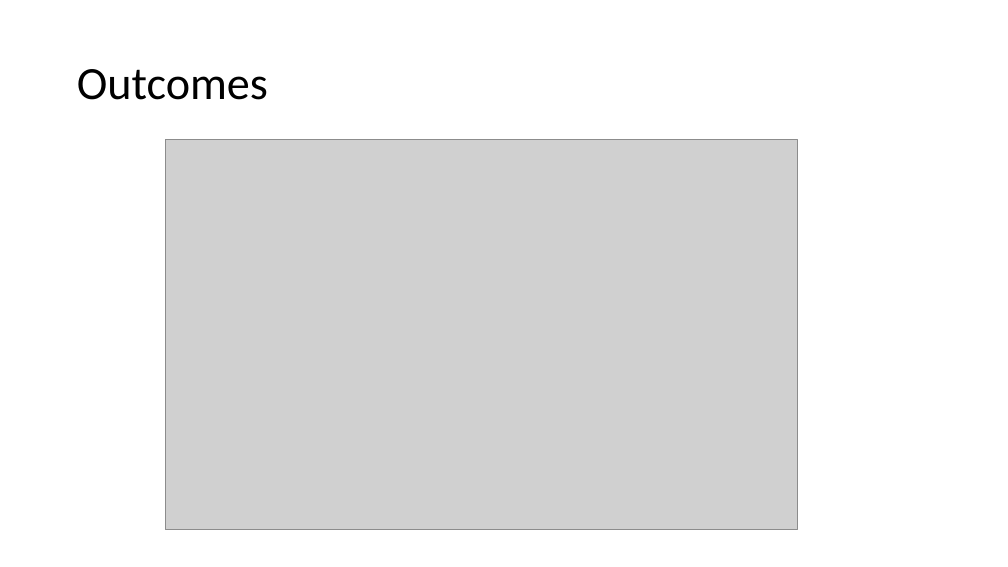
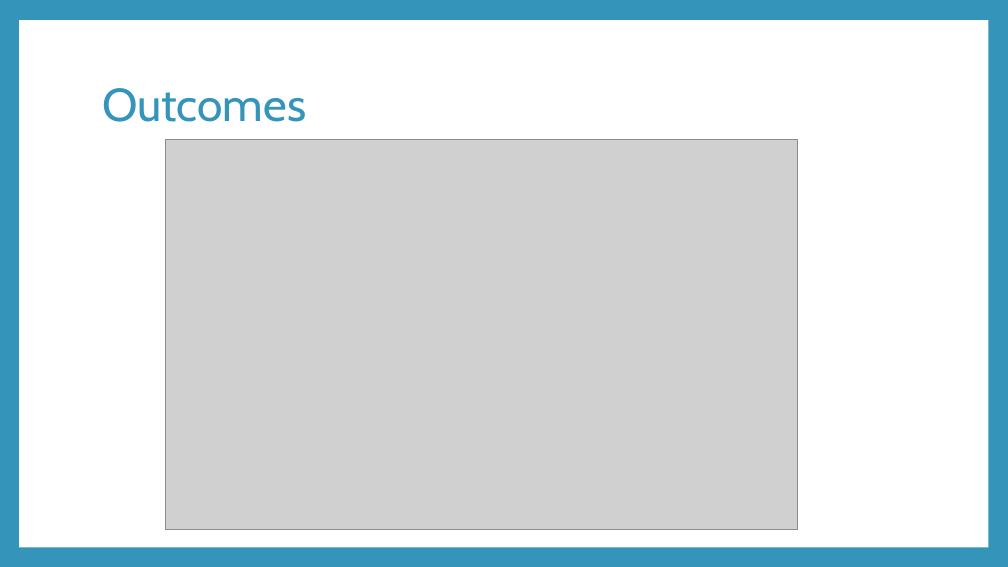
Before and after one commit to awyllie87/RSPCA, a slide deck: slide 4 of presentation.pptx (slide 3 before the commit). Drawn at 1008x567 pixels with LibreOffice and Linux fonts; fonts in the diff are those of the drawing; grey boxes stand for pictures. Boxes give left, top, right and bottom in pixels: in the first picture for what was removed or moved away, otherwise in the second. Text is boxed around its words. In the diff, an @@ line names an element or a change of style, - is before the commit and + after.

```diff
--- a/presentation.pptx
+++ b/presentation.pptx
@@ background #FFFFFF to #3494BA @@
@@ rectangle added at (x1=19, y1=20, x2=988, y2=547), fill #FFFFFF @@
@@ title "Outcomes" moved from (x1=77, y1=69, x2=268, y2=100) to (x1=102, y1=88, x2=306, y2=122) @@
@@ title "Outcomes" at (x1=102, y1=88, x2=306, y2=122): font Calibri to Cabin, text colour #000000 to #3494BA @@
```
Also in this commit, not shown: 5 other slides changed, 5 slides added, 1 slide removed, 11 other files.
